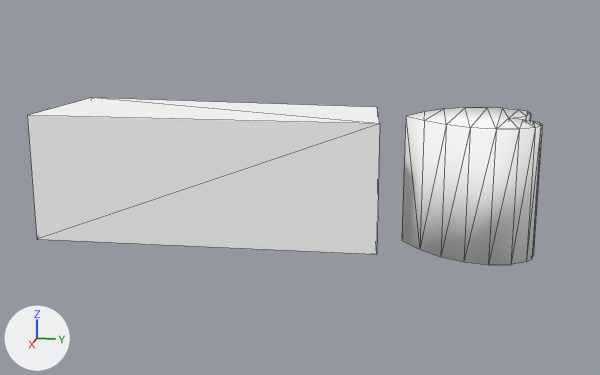
The OBJ model Assets/font3d/_!_.obj, before and after one commit.
Both versions are drawn from a camera (50 mm lens) standing at (3.7, 1.66, 1.0) and looking at (0.54, 1.03, 0.2). Arrows for +X, +Y and +Z are at lower left; the lights stay in place. Mesh edges are drawn as thin lines. Where no turn or scale is listed for an object, it has been applied to the vertices.

Objects in the first picture: '_!_'.
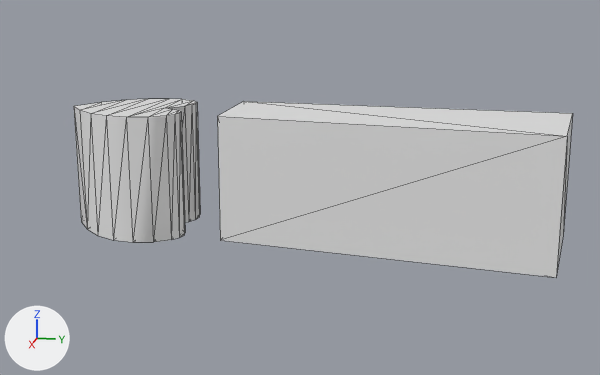
Commit message: Make ! character

The change, as JSON lines over the scene's bpy script:
```json
{"block": "me_x", "where": "me_x.from_pydata(...)  # 54 vertices, 100 faces; spans x 0.22..0.78, y 0.0..1.93, z 0.0..0.5"}
{"block": "me_x", "where": "# used by ob_x; location = (0.0, 0.0, 0.0)"}
{"op": "remove", "block": "me_x", "code": "me_x.materials.append(mat_default)  # picture img_wh8_bmp"}
{"block": "me_x", "change": "me_x part 1: the loose piece of 46 vertices spanning x 0.22..0.74, y 1.43..1.93, z 0.0..0.5 is moved by (0.0, -1.37, 0.0)"}
{"block": "me_x", "change": "me_x part 2: the loose piece of 8 vertices spanning x 0.25..0.78, y 0.0..1.35, z 0.0..0.5 is turned 173.7 degrees about the z axis through its middle, then moved by (-0.01, 0.69, 0.0)"}
```

Boxes [x1, y1, x2, y2] around the edits, measured in the pictures (600 x 375 px; the box of a moved part takes in the faces that stretch with it):
```json
{"object": "_!_", "change": "recoloured, reshaped", "before": [27, 98, 542, 265], "after": [74, 99, 573, 277], "on screen": "7% taller"}
{"part": 1, "of": "me_x", "change": "moved or reshaped", "before": [402, 108, 542, 265], "after": [74, 99, 200, 242]}
{"part": 2, "of": "me_x", "change": "moved or reshaped", "before": [27, 98, 380, 254], "after": [217, 101, 573, 277]}
```
